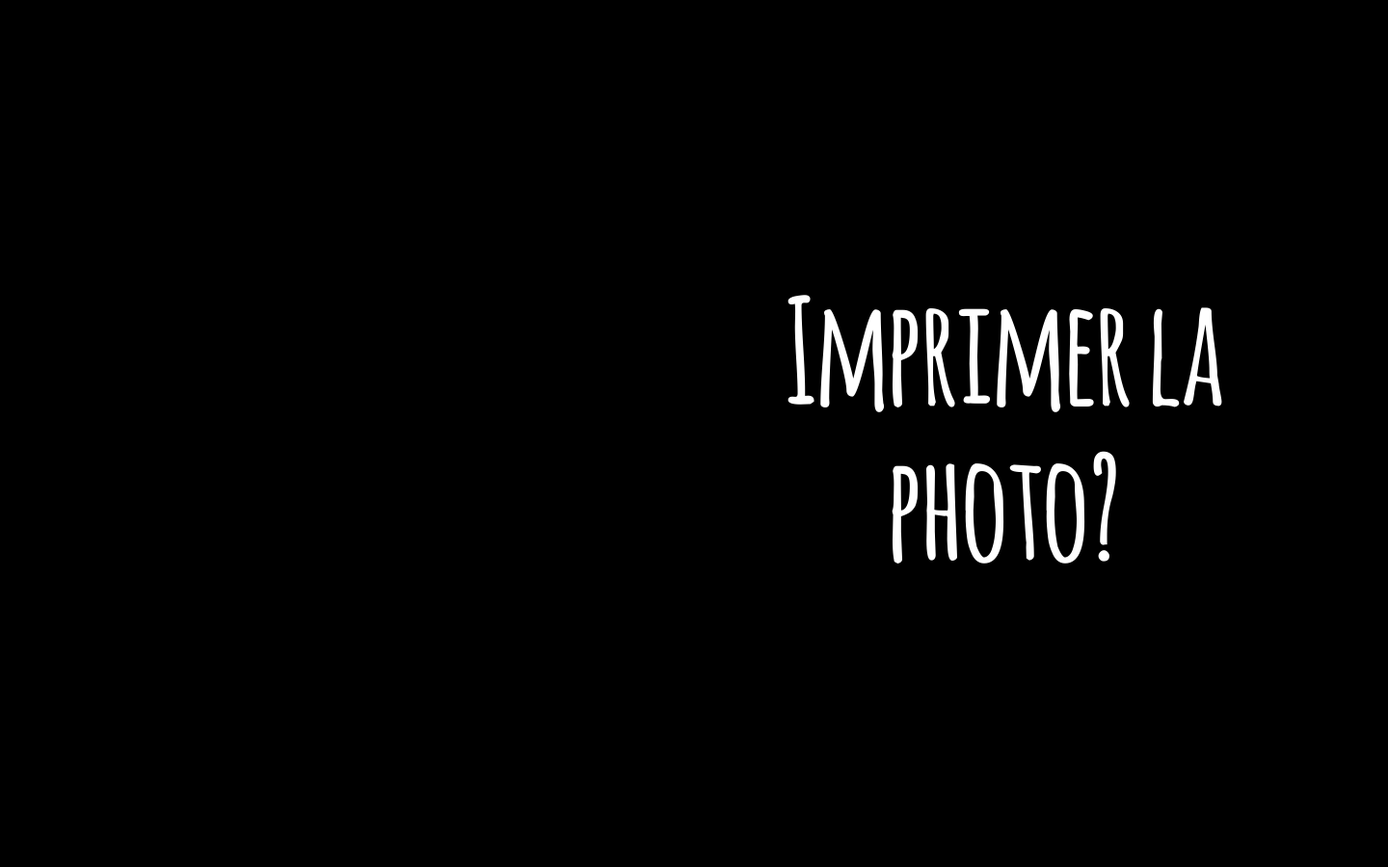
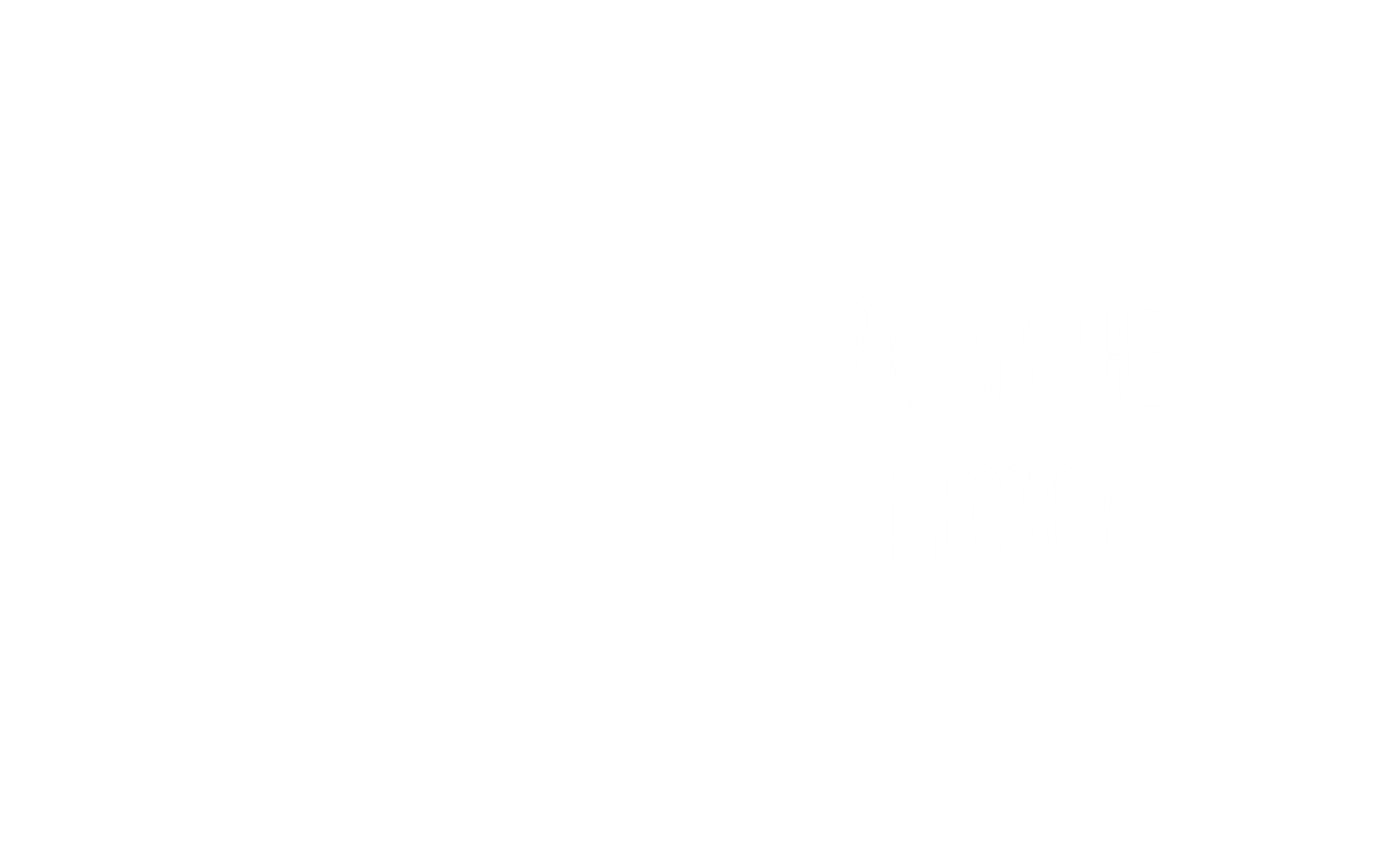
Two versions of the same layered image (1388x867). Layer-by-layer changes:
renamed "Imprimer la photo?" to "FR - Imprimer la photo?", hid it, moved it above "EN - Print the photo?" over 787, 294, 1222, 564
renamed "Print the photo?" to "EN - Print the photo?", showed it over 846, 293, 1165, 564
hid "Arrière-plan" over 0, 0, 1388, 867
